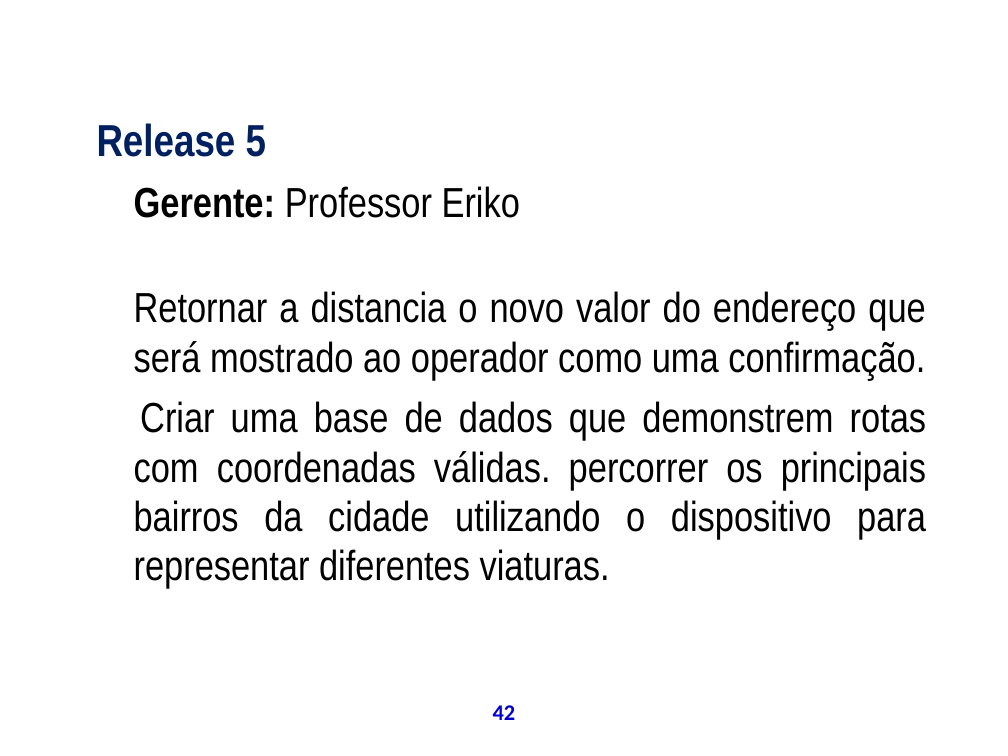
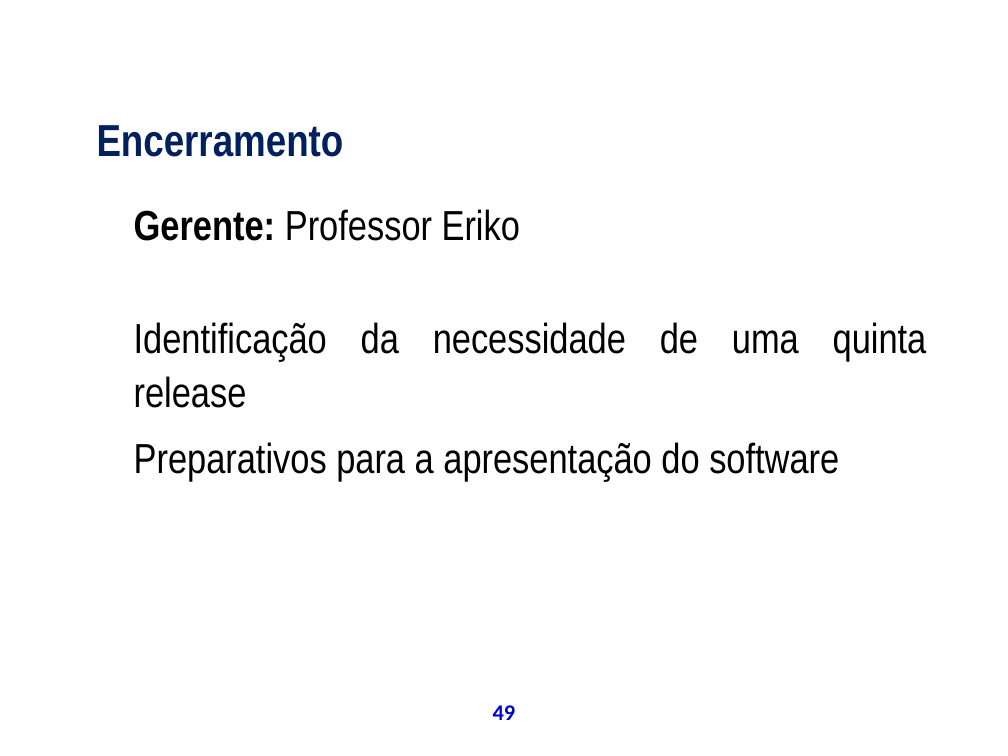
Before and after one commit to theoziran/sislodim, a slide deck: slide 49 of documentos/ProjetoPSA/Apresentação Final.ppt (slide 42 before the commit). Drawn at 1008x756 pixels with LibreOffice and Linux fonts; fonts in the diff are those of the drawing; background and template pictures are left out. Boxes give left, top, right and bottom in pixels: in the first picture for what was removed or moved away, otherwise in the second. Text is boxed around its words. In the diff, an @@ line names an element or a change of style, - is before the commit and + after.

```diff
--- a/documentos/ProjetoPSA/Apresentação Final.ppt
+++ b/documentos/ProjetoPSA/Apresentação Final.ppt
@@ text at [97,125,344,157]: text changed @@
-Release 5
+Encerramento
@@ text "Gerente: Professor Eriko": place and size @@
-text "Gerente: Professor Eriko" at [134,186,927,588]
+text "Gerente: Professor Eriko" at [134,209,927,481]
@@ text at [134,209,520,241]: line spacing 0.98 to 1.08 @@
@@ text at [134,322,927,481]: text changed @@
-Retornar a distancia o novo valor do endereço que será mostrado ao operador como uma confirmação.
-Criar uma base de dados que demonstrem rotas com coordenadas válidas. percorrer os principais bairros da cidade utilizando o dispositivo para representar diferentes viaturas.
+Identificação da necessidade de uma quinta release
+Preparativos para a apresentação do software
@@ page number at [493,705,516,720]: text changed @@
-42
+49
```
Also in this commit, not shown: 20 other slides changed, 12 slides added, 2 slides removed.
